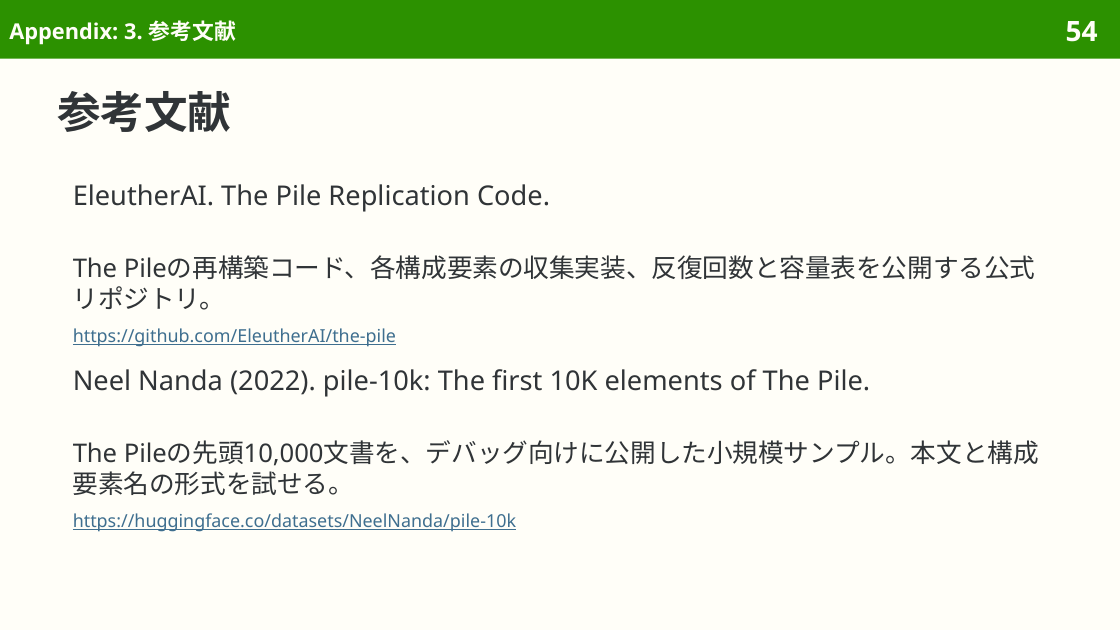
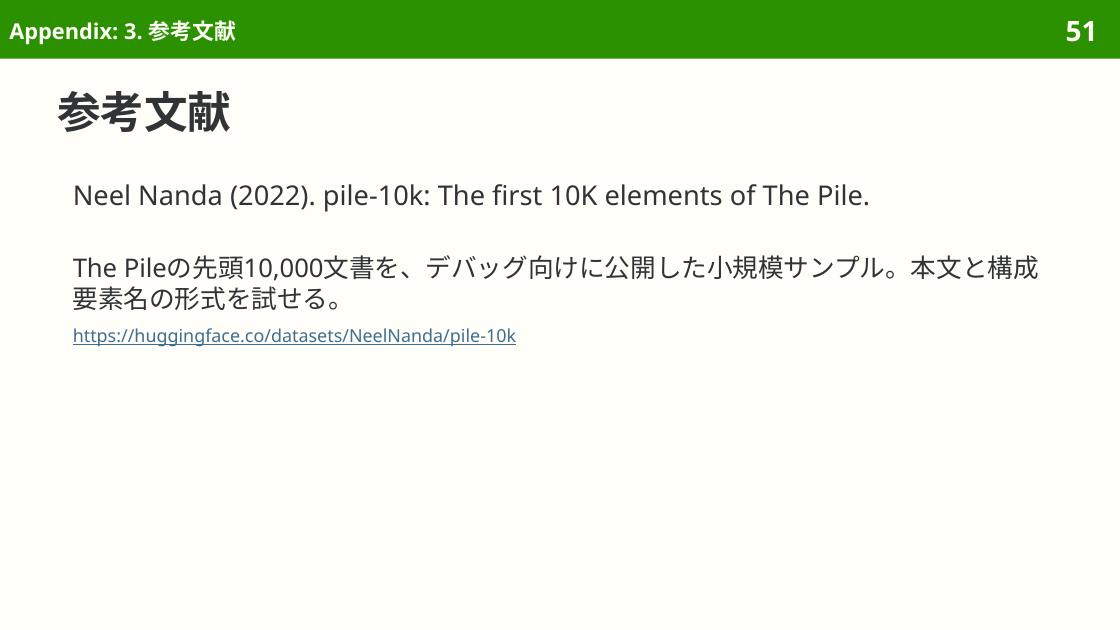
Before and after one commit to sasakiy84/datasets-in-10-minutes, a slide deck: slide 51 of slides/datasets-in-10-minutes-the-pile.pptx (slide 54 before the commit). Drawn at 1120x630 pixels with LibreOffice and Linux fonts; fonts in the diff are those of the drawing. Boxes give left, top, right and bottom in pixels: in the first picture for what was removed or moved away, otherwise in the second. Text is boxed around its words. In the diff, an @@ line names an element or a change of style, - is before the commit and + after.

Commit message:
Center The Pile on corpus composition, training and research use

```diff
--- a/slides/datasets-in-10-minutes-the-pile.pptx
+++ b/slides/datasets-in-10-minutes-the-pile.pptx
@@ page number at <box>1066,21,1098,42</box>: text changed @@
-54
+51
@@ text at <box>73,184,870,212</box>: text changed @@
-EleutherAI. The Pile Replication Code.
+Neel Nanda (2022). pile-10k: The first 10K elements of The Pile.
@@ text at <box>73,255,1039,310</box>: text changed @@
-The Pileの再構築コード、各構成要素の収集実装、反復回数と容量表を公開する公式リポジトリ。
+The Pileの先頭10,000文書を、デバッグ向けに公開した小規模サンプル。本文と構成要素名の形式を試せる。
@@ text at <box>73,328,516,347</box>: text changed @@
-https://github.com/EleutherAI/the-pile
+https://huggingface.co/datasets/NeelNanda/pile-10k
@@ text removed at <box>73,369,870,397</box> @@
-Neel Nanda (2022). pile-10k: The first 10K elements of The Pile.
@@ text removed at <box>73,440,1039,495</box> @@
-The Pileの先頭10,000文書を、デバッグ向けに公開した小規模サンプル。本文と構成要素名の形式を試せる。
@@ text removed at <box>73,513,516,532</box> @@
-https://huggingface.co/datasets/NeelNanda/pile-10k
```
Also in this commit, not shown: 23 other slides changed, 3 slides removed, 58 other files.
